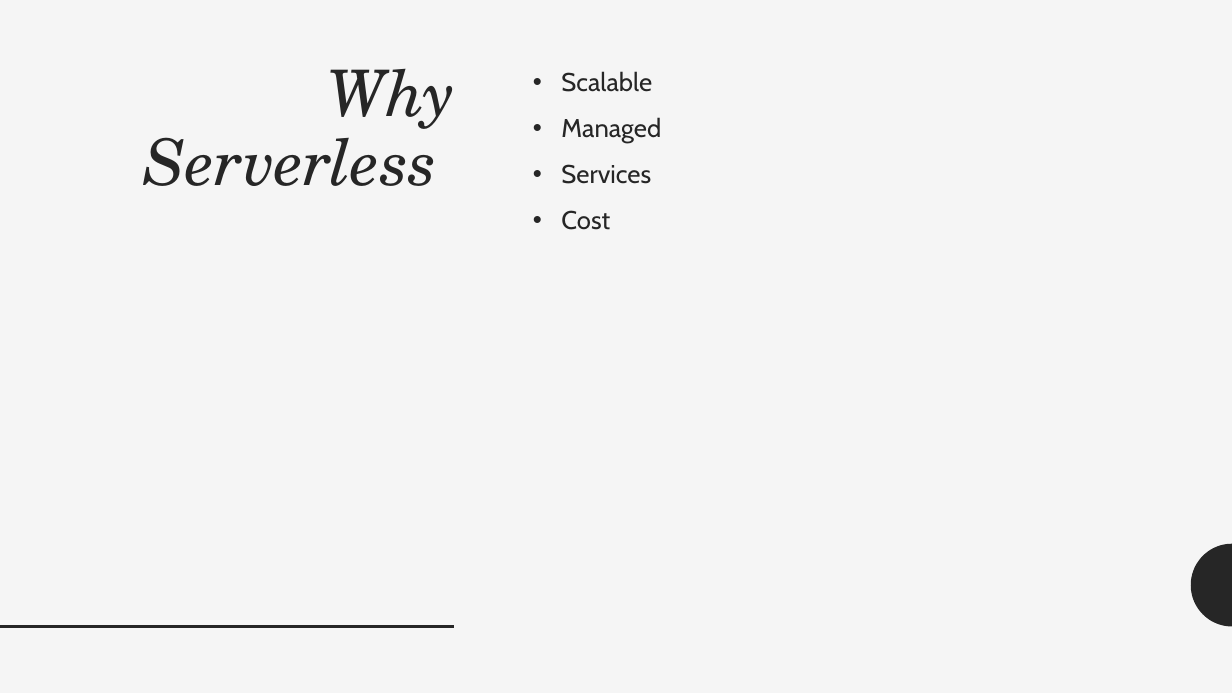
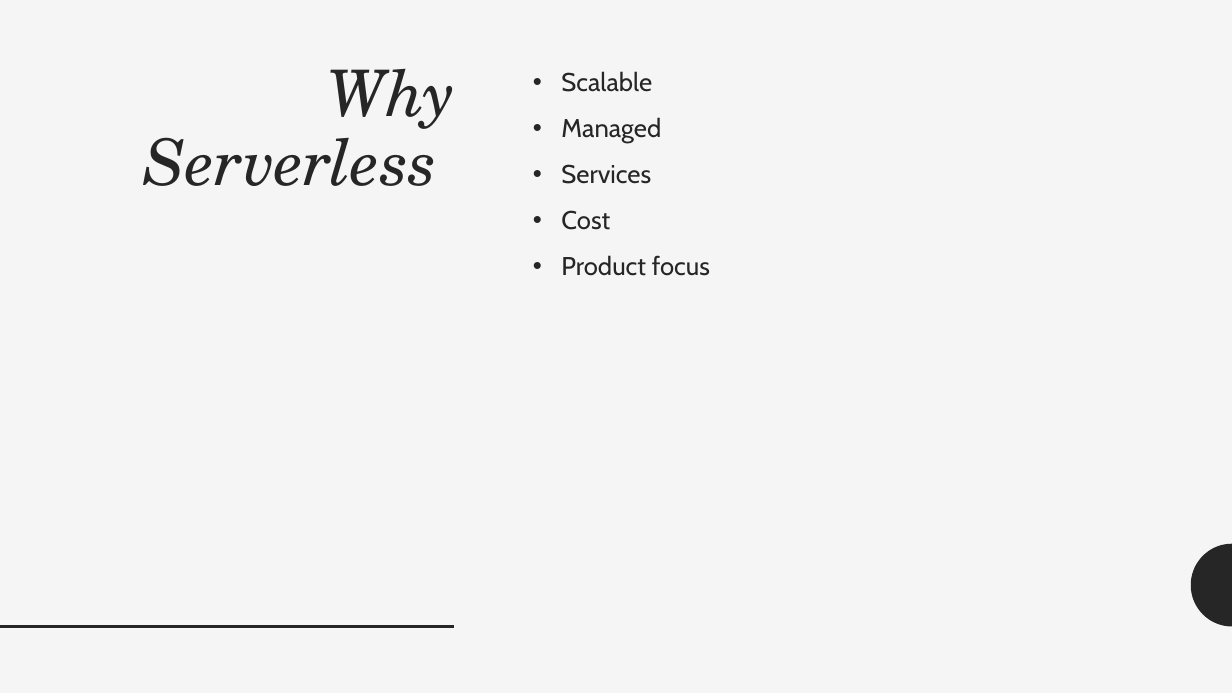
Before and after one commit to adrianpomilio/going-serverless, a slide deck: slide 7 of going-serverless-2017.pptx. Drawn at 1232x693 pixels with LibreOffice and Linux fonts; fonts in the diff are those of the drawing. Boxes give left, top, right and bottom in pixels: in the first picture for what was removed or moved away, otherwise in the second. Text is boxed around its words. In the diff, an @@ line names an element or a change of style, - is before the commit and + after.

```diff
--- a/going-serverless-2017.pptx
+++ b/going-serverless-2017.pptx
@@ text at (561,255,710,276): paragraph added @@
+• Product focus
```
Also in this commit, not shown: 3 other slides changed.
